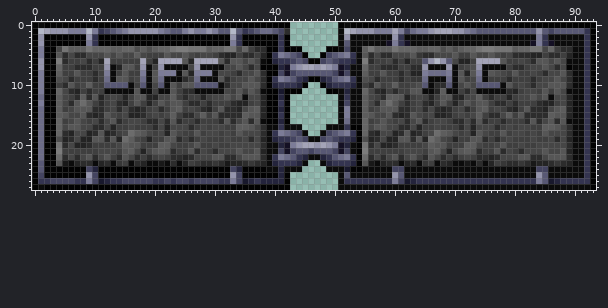
Two states of a sprite sheet, src/main/resources/assets/assets/ui/FS_HERETIC_SBAR_LEFT_AC.png. This is how it looked before the edit.
The file is 94x28 pixels. Colours within 5 levels of each other are drawn and written as one.
After:
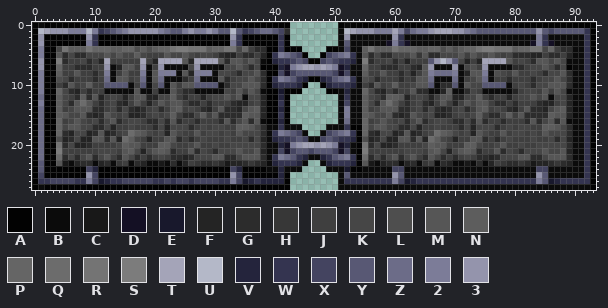
Palette (. is transparent): A #020202  B #0b0b0b  C #181818  D #141024  E #18182c  F #242424  G #2c2c2c  H #373737  J #3f3f3f  K #464646  L #4e4e4e  M #565656  N #5d5d5d  P #656565  Q #6c6c6c  R #747474  S #7c7c7c  T #a4a4b8  U #b4b8c8  V #24243c  W #343450  X #444460  Y #585874  Z #6c6c88  2 #7c7c98  3 #9494ac
Diff:
Colour B becomes colour 2 in row 8 at x 70 and 75.
Colour Z becomes colour 2 in row 8 at x 66.
Colour B becomes colour 3 in row 7 at x 66, 70 and 75.
Colour U becomes colour 3 in row 6 at x 67.
Colour Y becomes colour 3 in row 6 at x 69.
Colour 3 becomes colour B in row 7 at x 69.
Colour F becomes colour B in row 11 at x 67.
Colour G becomes colour B in row 10 at x 67; in row 11 at x 79.
Colour J becomes colour B in row 7 at x 71 and 79; in row 9 at x 76; in row 11 at x 71.
Colour K becomes colour B in row 10 at x 71.
Colour M becomes colour B in row 8 at x 71 and 76; in row 9 at x 71; in row 10 at x 79.
Colour Z becomes colour B in row 9 at x 69.
Colour G becomes colour F in row 7 at x 64.
Colour N becomes colour F in row 11 at x 68.
Colour T becomes colour F in row 6 at x 74.
Colour B becomes colour G in row 11 at x 65.
Colour K becomes colour G in row 5 at x 67.
Colour M becomes colour G in row 11 at x 64.
Colour Y becomes colour G in row 10 at x 69.
Colour 3 becomes colour J in row 7 at x 74.
Colour B becomes colour J in row 11 at x 74.
Colour F becomes colour J in row 8 at x 64.
Colour Y becomes colour J in row 6 at x 65.
Colour F becomes colour K in row 6 at x 71.
Colour M becomes colour K in row 5 at x 70.
Colour Y becomes colour K in row 10 at x 74.
Colour 2 becomes colour M in row 8 at x 65 and 74.
Colour 3 becomes colour M in row 7 at x 65.
Colour G becomes colour M in row 5 at x 65.
Colour H becomes colour M in row 9 at x 64.
Colour J becomes colour M in row 5 at x 71; in row 6 at x 79.
Colour L becomes colour M in row 10 at x 64.
Colour Y becomes colour M in row 10 at x 65.
Colour Z becomes colour M in row 9 at x 65 and 74.
Colour B becomes colour N in row 11 at x 69.
Colour M becomes colour T in row 6 at x 78.
Colour 3 becomes colour U in row 6 at x 68.
Colour 3 becomes colour Y in row 6 at x 66.
Colour B becomes colour Y in row 10 at x 66, 70 and 78.
Colour K becomes colour Y in row 6 at x 70.
Colour 2 becomes colour Z in row 8 at x 69.
Colour B becomes colour Z in row 9 at x 66, 70 and 75.
Pixel boxes of the changes (left, top, right, bottom) in both pictures:
changed: (416, 52, 512, 94)
